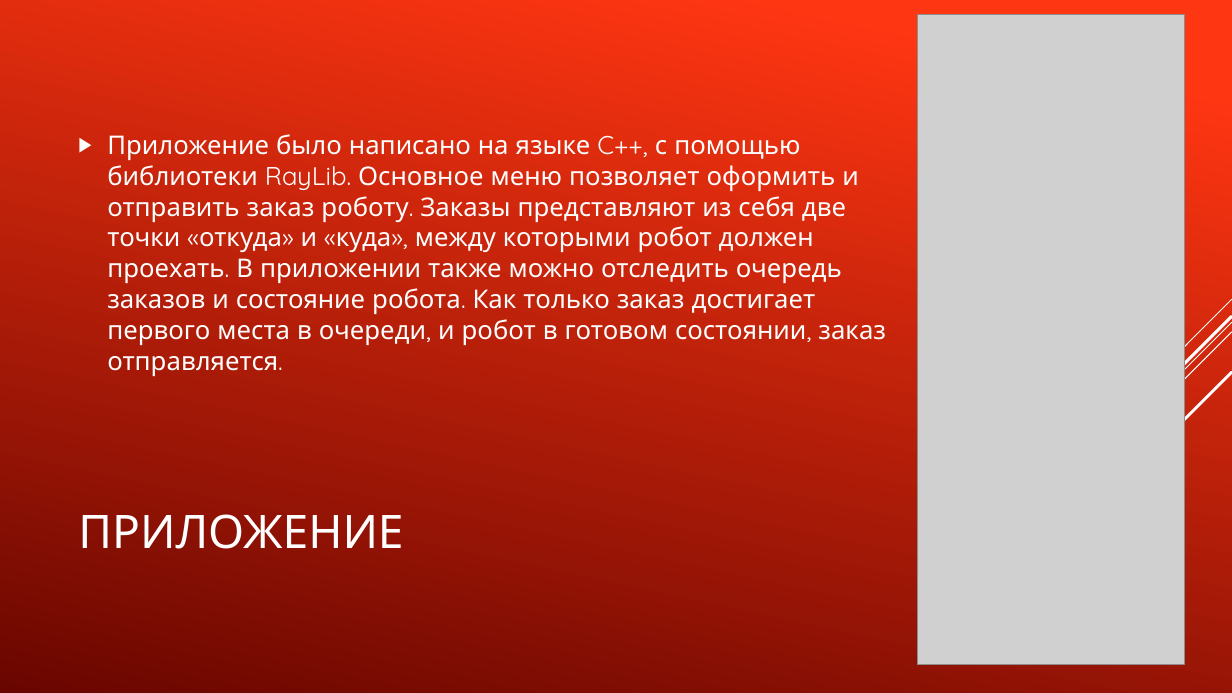
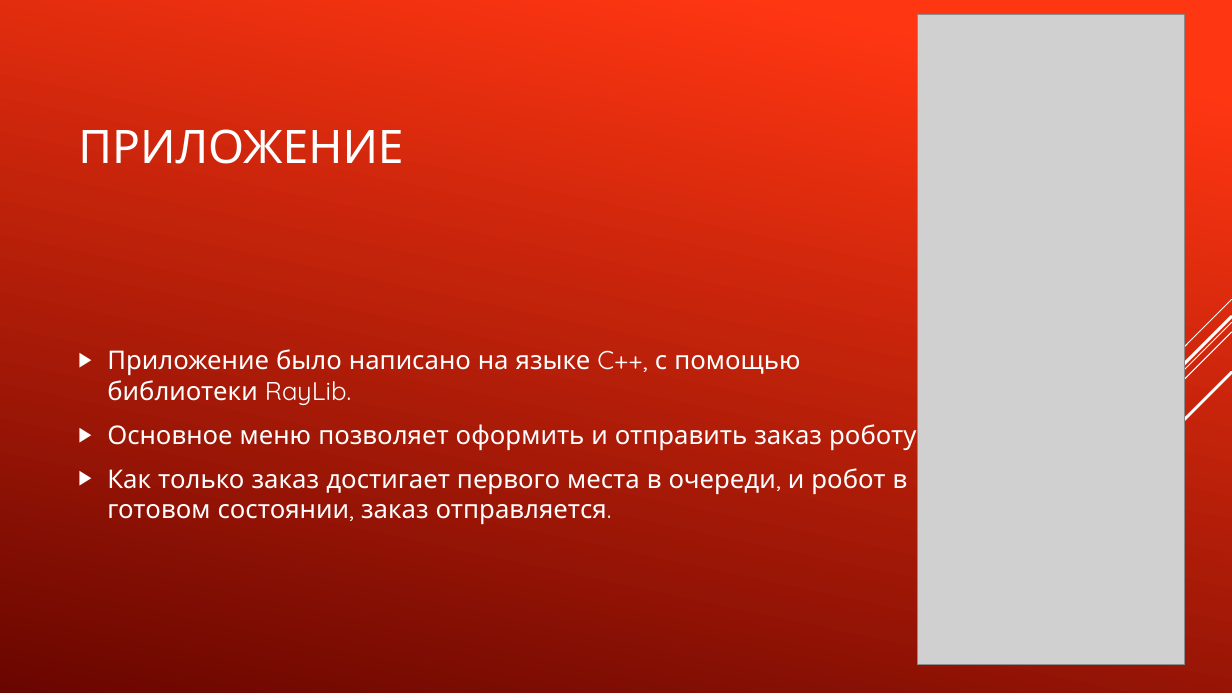
Before and after one commit to TransoChel/ProjectRobotLogistic, a slide deck: slide 5 of Проект «Робот-логист».pptx (slide 3 before the commit). Drawn at 1232x693 pixels with LibreOffice and Linux fonts; fonts in the diff are those of the drawing; grey boxes stand for pictures. Boxes give left, top, right and bottom in pixels: in the first picture for what was removed or moved away, otherwise in the second. Text is boxed around its words. In the diff, an @@ line names an element or a change of style, - is before the commit and + after.

```diff
--- a/Проект «Робот-логист».pptx
+++ b/Проект «Робот-логист».pptx
@@ title "ПРИЛОЖЕНИЕ" moved from (x1=78, y1=514, x2=403, y2=549) to (x1=78, y1=129, x2=403, y2=164) @@
@@ text at (x1=107, y1=349, x2=916, y2=524): text changed @@
-▶ Приложение было написано на языке C++, с помощью библиотеки RayLib. Основное меню позволяет оформить и отправить заказ роботу. Заказы представляют из себя две точки «откуда» и «куда», между которыми робот должен проехать. В приложении также можно отследить очередь заказов и состояние робота. Как только заказ достигает первого места в очереди, и робот в готовом состоянии, заказ отправляется.
+▶ Приложение было написано на языке C++, с помощью библиотеки RayLib.
+▶ Основное меню позволяет оформить и отправить заказ роботу.
+▶ Как только заказ достигает первого места в очереди, и робот в готовом состоянии, заказ отправляется.
```
Also in this commit, not shown: 2 other slides changed, 3 slides added, 1 other file.
